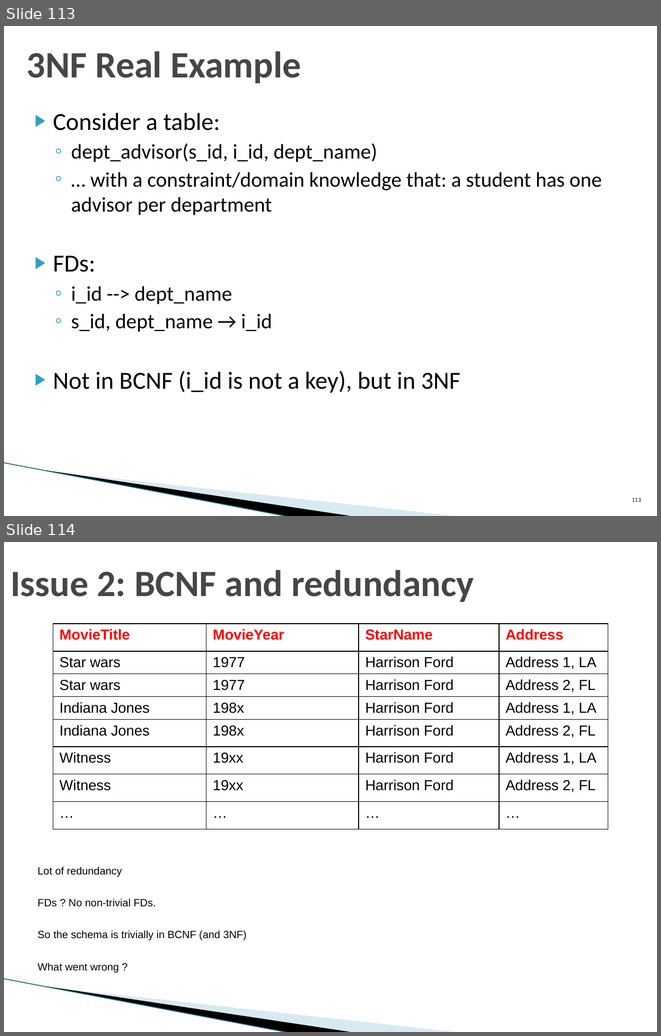
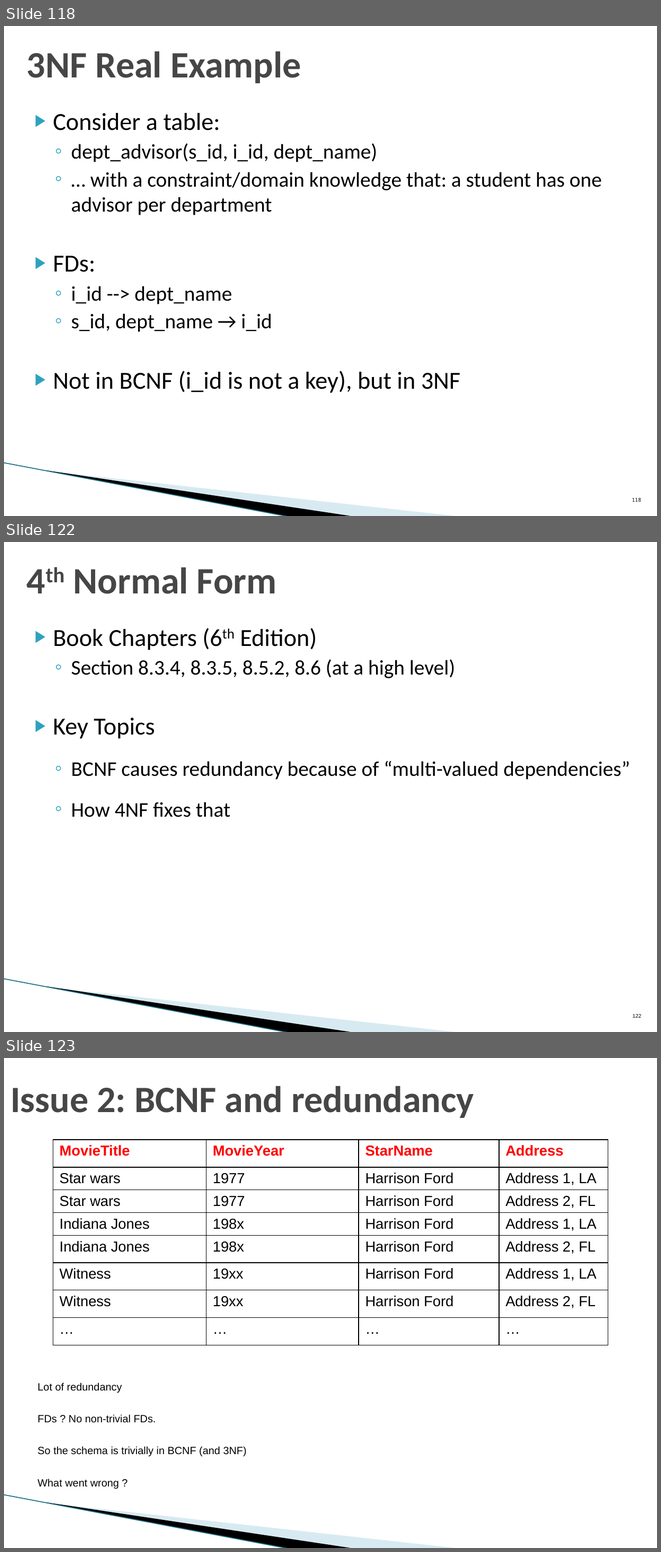
Before and after one commit to umddb/cmsc424-spring2024, a slide deck: Slides/03-E-R-Normalization.pptx. Shown one above the other, each under a label of ours: slides 113 and 114 before the commit, slides 118, 122 and 123 after it; the slides between them are not shown. The pictures are 661x1036 and 661x1552 pixels, drawn with LibreOffice and Linux fonts; fonts in the diff are those of the drawing; background and template pictures are left out. Boxes give left, top, right and bottom in pixels: in the first picture for what was removed or moved away, otherwise in the second. Text is boxed around its words. In the diff, an @@ line names an element or a change of style, - is before the commit and + after.

```diff
--- a/Slides/03-E-R-Normalization.pptx
+++ b/Slides/03-E-R-Normalization.pptx
@@ slide 122 added at box(4, 542, 657, 1032), background #FFFFFF; not listed: 3 template elements that a slide beside it also shows @@
@@ title added at box(73, 567, 277, 594), 41 pt, text #464646, bold @@
+4th Normal Form
@@ text added at box(53, 628, 630, 817), 23 pt, text #000000 @@
+▶ Book Chapters (6th Edition)
+  ◦ Section 8.3.4, 8.3.5, 8.5.2, 8.6 (at a high level)
+▶ Key Topics
+  ◦ BCNF causes redundancy because of “multi-valued dependencies”
+  ◦ How 4NF fixes that
@@ page number added at box(633, 1014, 642, 1017), 10 pt, text #000000 @@
+122
@@ what was slide 113 is now slide 118 @@
@@ what was slide 114 is now slide 123 @@
```
Also in this commit, not shown: 4 slides changed, 10 other slides added, 2 other files.
